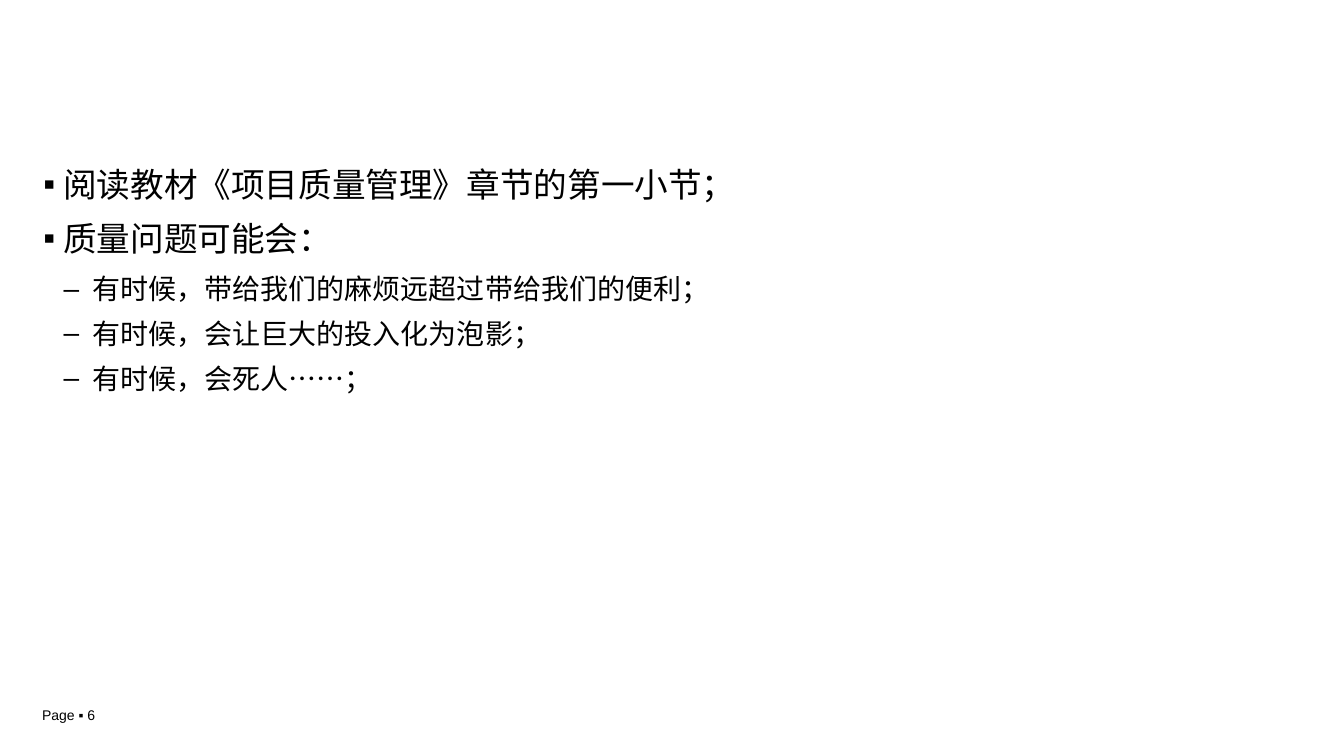
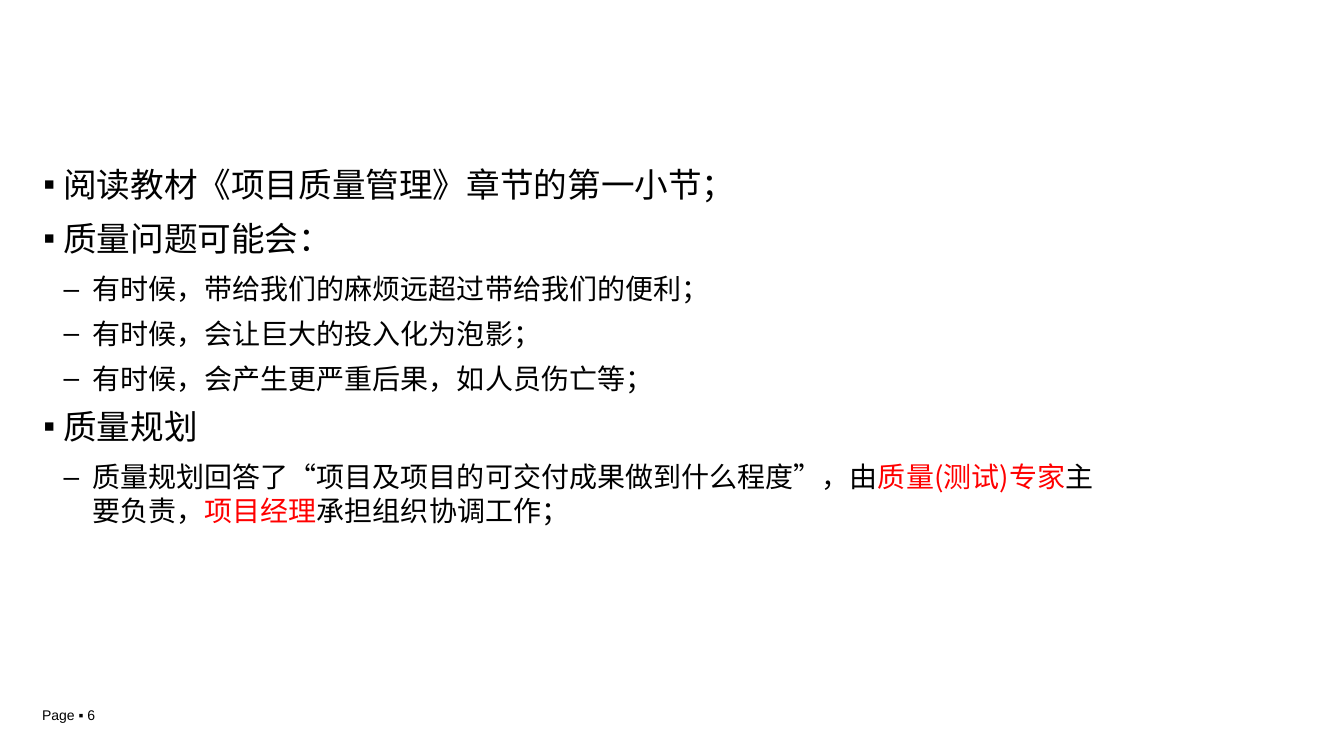
Before and after one commit to edu2act/course-IT-Project-Management, a slide deck: slide 6 of materials/slides/ch03-4.pptx. Drawn at 1344x756 pixels with LibreOffice and Linux fonts; fonts in the diff are those of the drawing; background and template pictures are left out. Boxes give left, top, right and bottom in pixels: in the first picture for what was removed or moved away, otherwise in the second. Text is boxed around its words. In the diff, an @@ line names an element or a change of style, - is before the commit and + after.

Commit message:
modify ch03-4

```diff
--- a/materials/slides/ch03-4.pptx
+++ b/materials/slides/ch03-4.pptx
@@ text at (x1=63, y1=365, x2=1093, y2=526): text changed @@
-  – 有时候，会死人……；
+  – 有时候，会产生更严重后果，如人员伤亡等；
+▪ 质量规划
+  – 质量规划回答了“项目及项目的可交付成果做到什么程度”，由质量(测试)专家主要负责，项目经理承担组织协调工作；
```
Also in this commit, not shown: 1 other slide changed, 1 slide removed.
